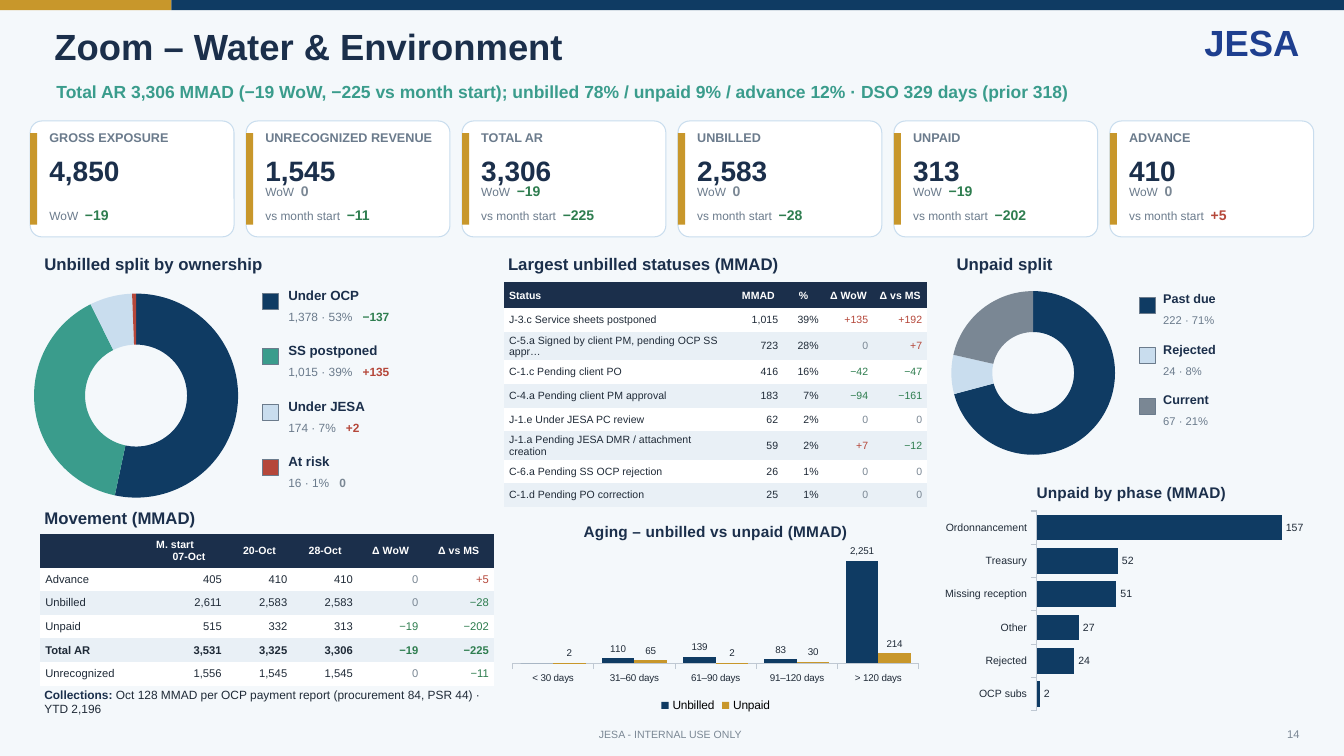
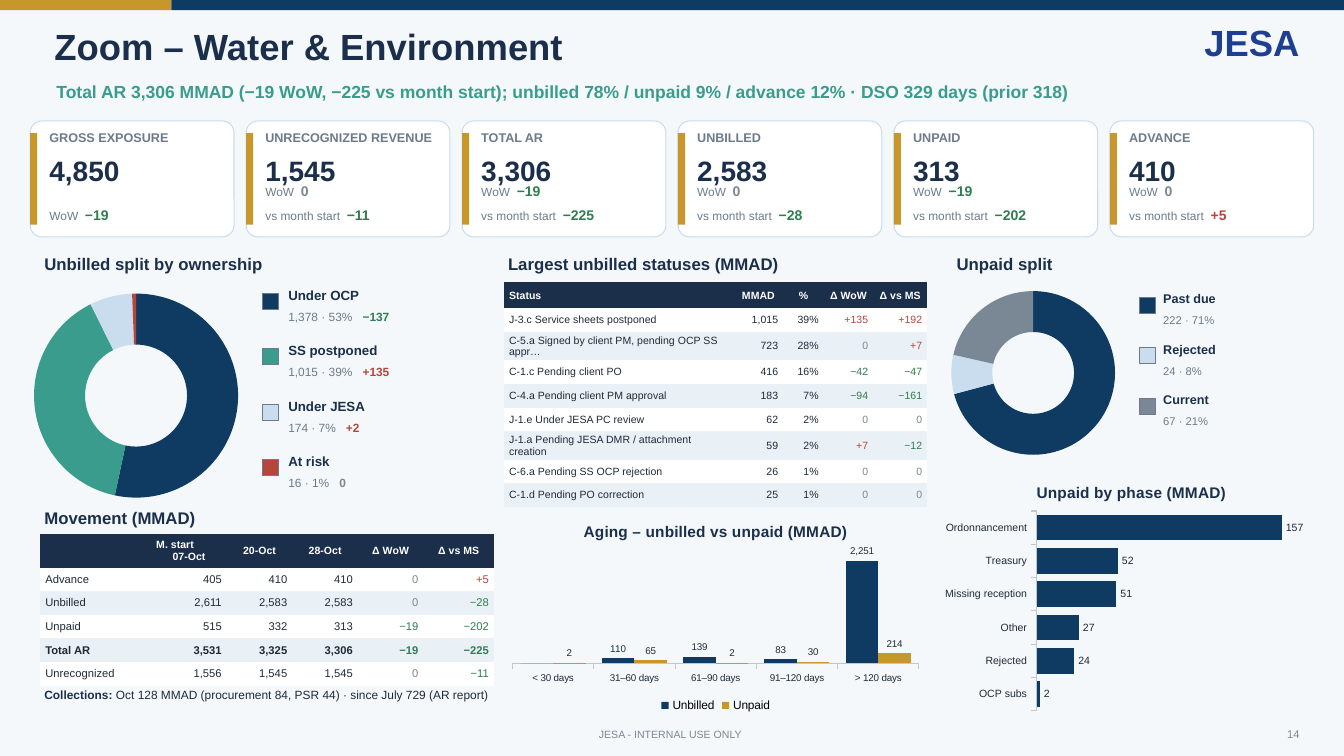
Before and after one commit to cherkaouihassan-art/Skills-Repo, a slide deck: slide 14 of weekly-ar-cash-deck/output/JESA_AR_Cash_Position_Nov_W1_2026-11-04_DRAFT.pptx. Drawn at 1344x756 pixels with LibreOffice and Linux fonts; fonts in the diff are those of the drawing. Boxes give left, top, right and bottom in pixels: in the first picture for what was removed or moved away, otherwise in the second. Text is boxed around its words. In the diff, an @@ line names an element or a change of style, - is before the commit and + after.

```diff
--- a/weekly-ar-cash-deck/output/JESA_AR_Cash_Position_Nov_W1_2026-11-04_DRAFT.pptx
+++ b/weekly-ar-cash-deck/output/JESA_AR_Cash_Position_Nov_W1_2026-11-04_DRAFT.pptx
@@ text at (44, 690, 488, 702): text changed @@
-Collections: Oct 128 MMAD per OCP payment report (procurement 84, PSR 44) · YTD 2,196
+Collections: Oct 128 MMAD (procurement 84, PSR 44) · since July 729 (AR report)
```
Also in this commit, not shown: 13 other slides changed, 5 other files.
